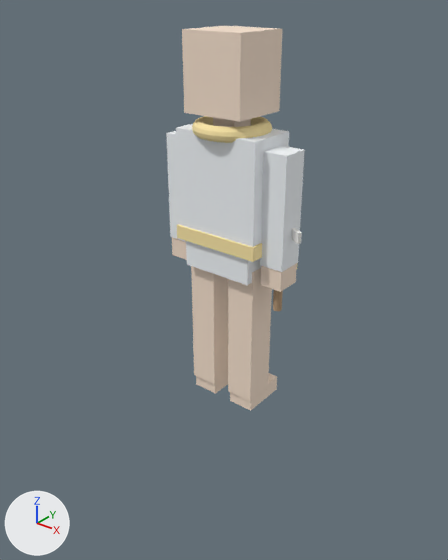
The glTF model characters/hermes.glb: old version first, new version second.
Camera for both pictures: a 50 mm camera at (2.02, -2.59, 2.4) aimed at (-0.09, 0.04, 0.77). Every picture has the same lights, and +X, +Y and +Z are marked at lower left. The older version comes first. Where no turn or scale is listed for an object, it has been applied to the vertices. Vertices at exactly the same position are counted once.

Names of what the first picture shows: 'arm_L_hand', 'arm_L_upper', 'arm_R_hand', 'arm_R_upper', 'head', 'hips', 'leg_L_shin', 'leg_R_foot', 'leg_R_shin', 'outfit_belt_0', 'outfit_scarf_0', 'prop_caduceus_3', 'torso' and 3 more.
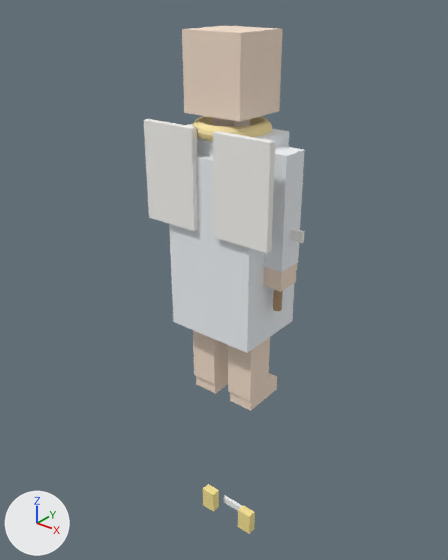
Edits to the bpy script that builds the scene:
```text
Change me_cube_010:
    where me_cube_010.from_pydata(...)  # 8 vertices, 12 faces; spans x -1.0..1.0, y -1.0..1.0, z -1.0..1.0
    remove me_cube_010.materials.append(mat_hermes_skin)  # beige #f8e3cf
    add me_cube_010.materials.append(mat_hermes_primary)  # white #f5f9fc
Change me_cube_012:
    where me_cube_012.from_pydata(...)  # 8 vertices, 12 faces; spans x -1.0..1.0, y -1.0..1.0, z -1.0..1.0
    remove me_cube_012.materials.append(mat_hermes_skin)  # beige #f8e3cf
    add me_cube_012.materials.append(mat_hermes_primary)  # white #f5f9fc
Change me_cube_011:
    where me_cube_011.from_pydata(...)  # 8 vertices, 12 faces; spans x -1.0..1.0, y -1.0..1.0, z -1.0..1.0
    remove me_cube_011.materials.append(mat_hermes_primary)  # white #f5f9fc
    add me_cube_011.materials.append(mat_hermes_skin)  # beige #f8e3cf
Change me_cube_021:
    used by ob_prop_caduceus_3; parent = ob_prop_caduceus; location = (0.09, 0.0, 0.32); rotation_euler = (0.0, 0.0, -0.5), in degrees (0, 0, -29); scale = (0.05, 0.01, 0.03)
    remove me_cube_021.from_pydata(...)  # 8 vertices, 12 faces; spans x -1.0..1.0, y -1.0..1.0, z -1.0..1.0
    remove me_cube_021.materials.append(mat_hermes_white)  # white #fbf9f6
    add me_cube_021.from_pydata(...)  # 8 vertices, 12 faces; spans x -0.05..0.05, y -0.03..0.03, z -0.08..0.08
    me_cube_021 part 1: the whole mesh is scaled about its middle by (0.05, 0.025, 0.08)
    add me_cube_021.materials.append(mat_hermes_steel)  # grey #adadb2
Change me_cube_018:
    used by ob_outfit_bag_0; parent = ob_hermes; location = (0.3, 0.06, 1.05); scale = (0.08, 0.045, 0.1)
    remove me_cube_018.from_pydata(...)  # 8 vertices, 12 faces; spans x -1.0..1.0, y -1.0..1.0, z -1.0..1.0
    remove me_cube_018.materials.append(mat_hermes_secondary)  # yellow #f9e694
    add me_cube_018.from_pydata(...)  # 8 vertices, 12 faces; spans x -0.28..0.28, y -0.23..0.23, z -0.52..0.52
    me_cube_018 part 2: the whole mesh is scaled about its middle by (0.28, 0.23, 0.525)
    add me_cube_018.materials.append(mat_hermes_primary)  # white #f5f9fc
Change me_cube_017:
    where me_cube_017.from_pydata(...)  # 8 vertices, 12 faces; spans x -1.0..1.0, y -1.0..1.0, z -1.0..1.0
    remove me_cube_017.materials.append(mat_hermes_accent)  # beige #ffeaaa
    add me_cube_017.materials.append(mat_hermes_skin)  # beige #f8e3cf
Change ob_arm_l_hand:
    ob_arm_l_hand: bpy.data.objects.new('arm_L_hand', me_cube_010) -> bpy.data.objects.new('arm_L_hand', me_cube_011)
Change ob_arm_l_upper:
    ob_arm_l_upper: bpy.data.objects.new('arm_L_upper', me_cube_009) -> bpy.data.objects.new('arm_L_upper', me_cube_010)
Change ob_arm_r_upper:
    ob_arm_r_upper: bpy.data.objects.new('arm_R_upper', me_cube_011) -> bpy.data.objects.new('arm_R_upper', me_cube_012)
Change ob_prop_caduceus_3:
    ob_prop_caduceus_3.rotation_euler: (0.0, 0.0, -0.5) -> (0.0, 0.0, 0.0)  # degrees (0, 0, -29) -> degrees (0, 0, 0)
Add ob_outfit_wings_1:
    ob_outfit_wings_1 = bpy.data.objects.new('outfit_wings_1', me_cube_025)  # a box spanning x -0.17..0.17, y -0.02..0.02, z -0.275..0.275; in mat_hermes_white (white #fbf9f6)
    ob_outfit_wings_1.location = (0.24, -0.22, 1.45)
Add ob_outfit_wings_0:
    ob_outfit_wings_0 = bpy.data.objects.new('outfit_wings_0', me_cube_025.copy())
    ob_outfit_wings_0.location = (-0.24, -0.22, 1.45)
Add ob_outfit_tunic_0:
    ob_outfit_tunic_0 = bpy.data.objects.new('outfit_tunic_0', me_cube_018)
    ob_outfit_tunic_0.location = (0.0, 0.02, 1.05)
Add ob_outfit_sandals_2:
    ob_outfit_sandals_2 = bpy.data.objects.new('outfit_sandals_2', me_cube_028)  # a box spanning x -0.09..0.09, y -0.01..0.01, z -0.025..0.025; in mat_hermes_primary (white #f5f9fc)
    ob_outfit_sandals_2.location = (0.0, 0.05, -1.0)
Add ob_outfit_sandals_1:
    ob_outfit_sandals_1 = bpy.data.objects.new('outfit_sandals_1', me_cube_027)  # a box spanning x -0.05..0.05, y -0.03..0.03, z -0.08..0.08; in mat_hermes_secondary (yellow #f9e694)
    ob_outfit_sandals_1.location = (0.16, -0.02, -0.98)
Add ob_outfit_sandals_0:
    ob_outfit_sandals_0 = bpy.data.objects.new('outfit_sandals_0', me_cube_027.copy())
    ob_outfit_sandals_0.location = (-0.16, -0.02, -0.98)
```

What differs and where, as boxes [x1, y1, x2, y2] in the pictures (448 x 560 px; the box of a moved part takes in the faces that stretch with it):
'outfit_tunic_0', added
    after: [169, 153, 294, 353]
'outfit_wings_1', added
    after: [213, 131, 275, 253]
'outfit_wings_0', added
    after: [144, 119, 197, 231]
'outfit_belt_0', recoloured
    both: [177, 224, 262, 262]
'arm_L_upper', recoloured
    both: [166, 131, 185, 241]
'outfit_sandals_1', added
    after: [238, 505, 255, 534]
'outfit_sandals_0', added
    after: [203, 484, 219, 512]
'arm_L_hand', recoloured
    both: [172, 237, 187, 260]
'prop_caduceus_3', recoloured, turned
    before: [291, 228, 302, 244]
    after: [290, 228, 305, 243]
'outfit_sandals_2', added
    after: [224, 496, 242, 511]
part 1 of me_cube_021, moved or reshaped (not visible afterwards)
    before: [292, 228, 302, 244]
'torso', unchanged, covered by the edit
    before: [176, 124, 289, 247]
    after: [186, 124, 289, 157]
'leg_L_shin', unchanged, covered by the edit
    before: [191, 266, 228, 384]
    after: [193, 330, 228, 384]
'hips', unchanged, covered by the edit
    before: [186, 241, 261, 285]
